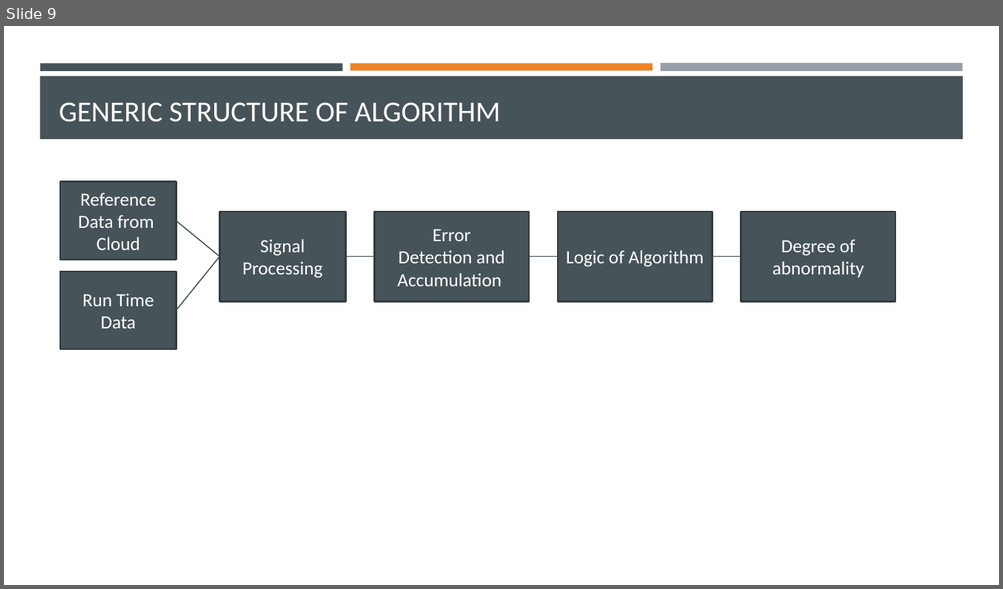
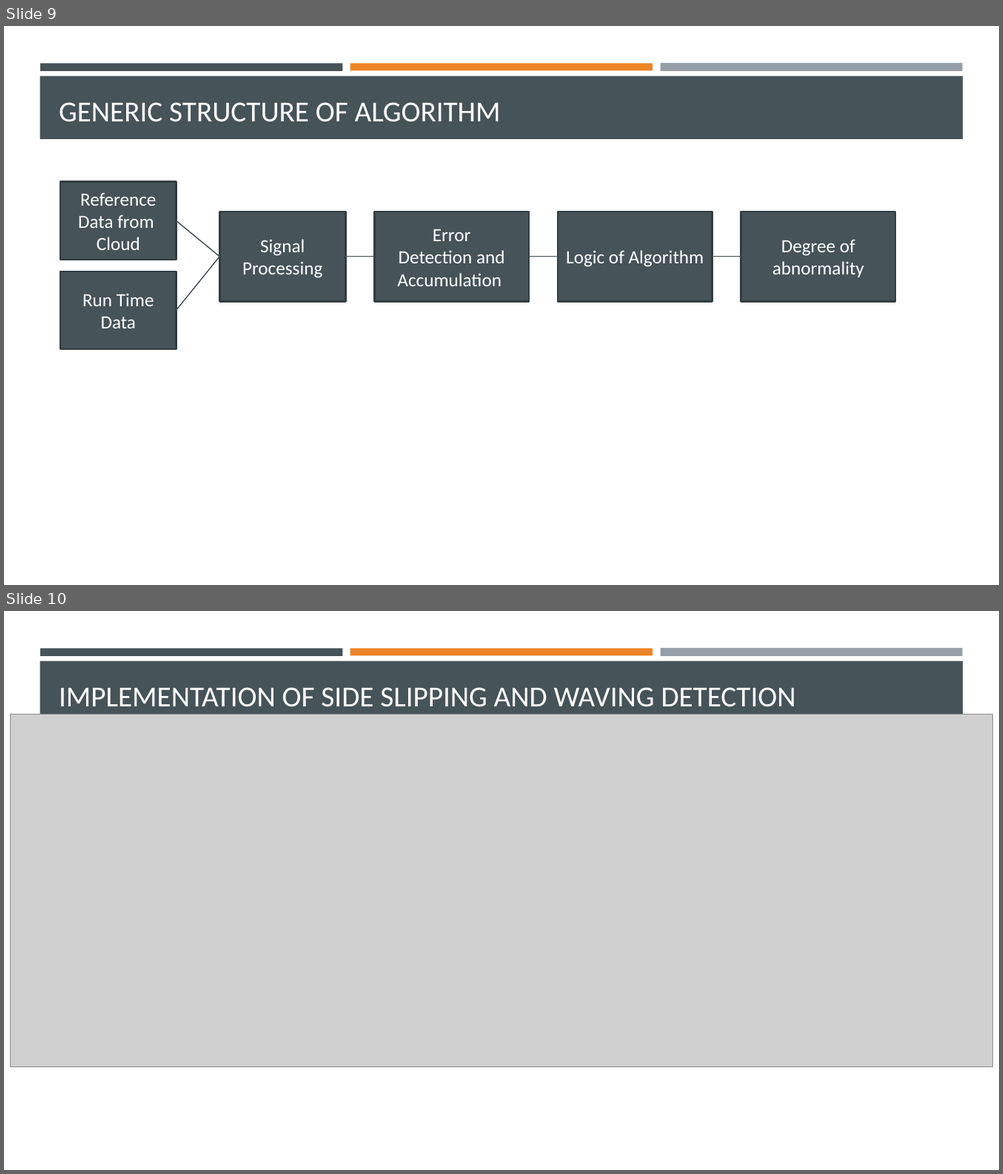
Before and after one commit to xaviervinu/mtechproject, a slide deck: doc/Vinu_Xavier_16MPD0024_Status_03.pptx. Shown one above the other, each under a label of ours: slide 9 before the commit, slides 9 and 10 after it. The pictures are 1003x589 and 1003x1174 pixels, drawn with LibreOffice and Linux fonts; fonts in the diff are those of the drawing; grey boxes stand for pictures. Boxes give left, top, right and bottom in pixels: in the first picture for what was removed or moved away, otherwise in the second. Text is boxed around its words. In the diff, an @@ line names an element or a change of style, - is before the commit and + after.

```diff
--- a/doc/Vinu_Xavier_16MPD0024_Status_03.pptx
+++ b/doc/Vinu_Xavier_16MPD0024_Status_03.pptx
@@ slide 10 added at [4, 611, 999, 1170], background #FFFFFF; not listed: 4 template elements that a slide beside it also shows @@
@@ title added at [59, 687, 796, 707], 28 pt, text #FFFFFF @@
+IMPLEMENTATION OF SIDE SLIPPING AND WAVING DETECTION
@@ picture added at [11, 715, 993, 1068] @@
```
Also in this commit, not shown: 1 slide changed.
